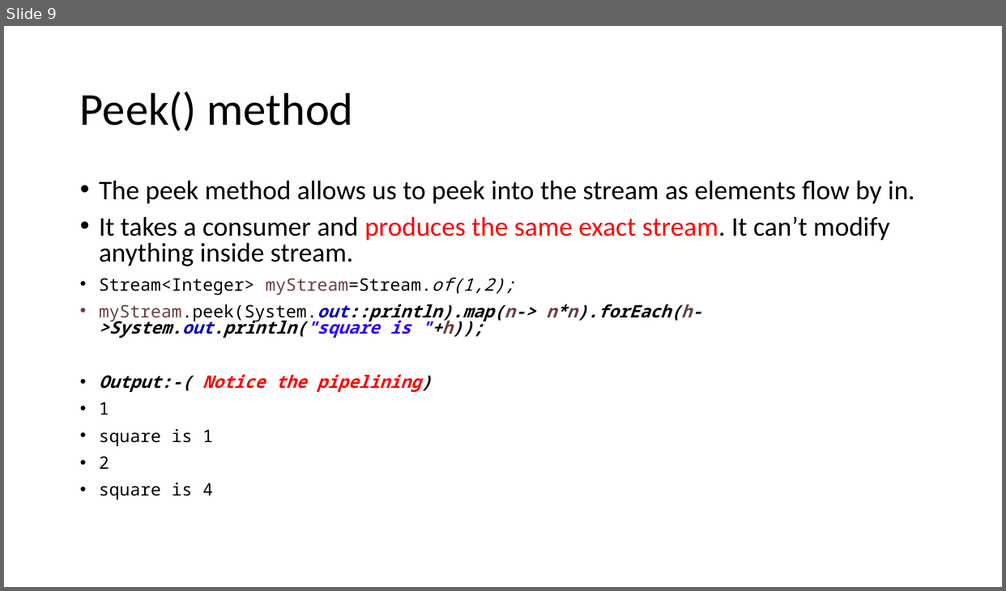
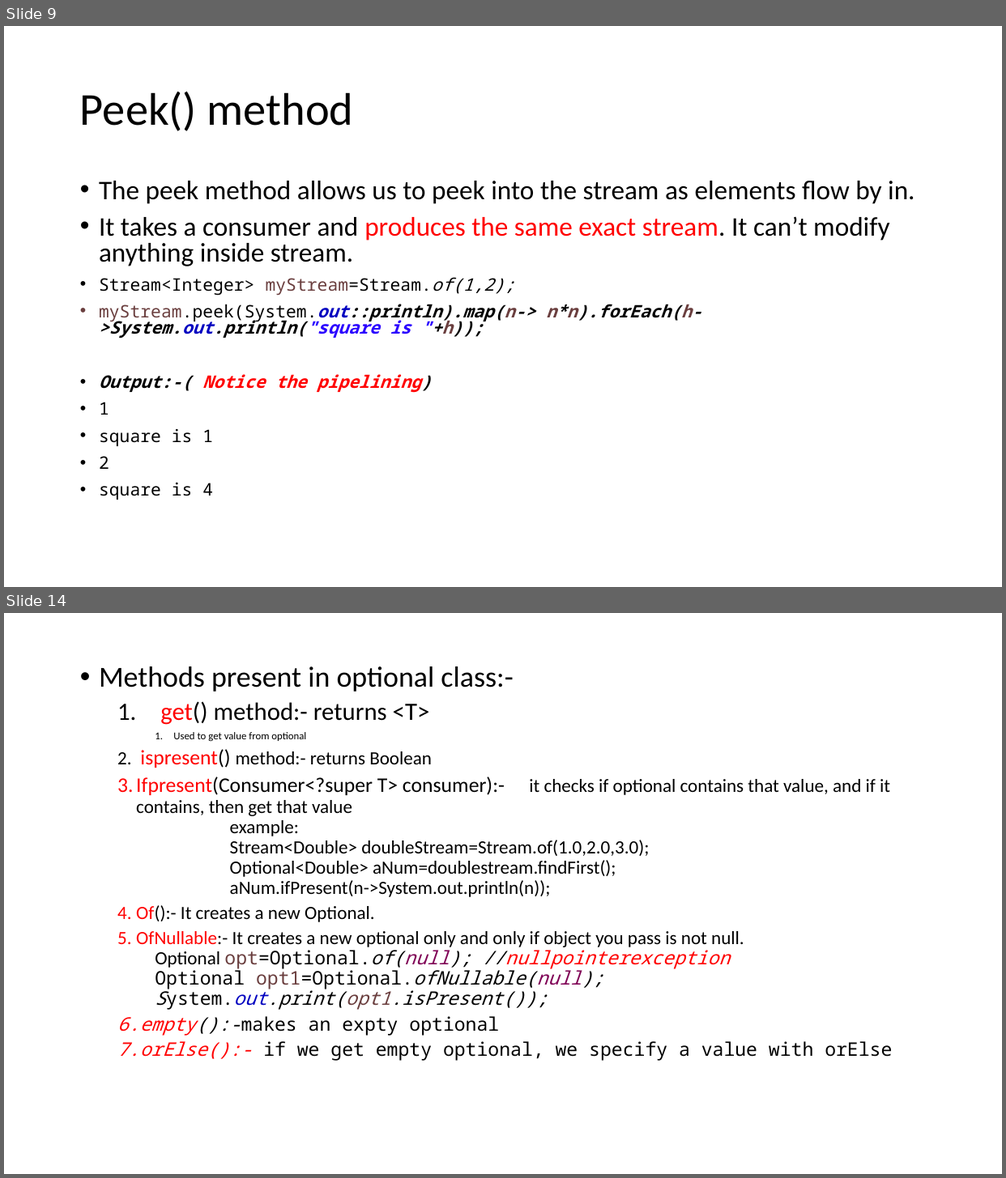
Before and after one commit to aroranishant8/JavaNotes, a slide deck: Java8/Lambda/Streams.pptx. Shown one above the other, each under a label of ours: slide 9 before the commit, slides 9 and 14 after it; the slides between them are not shown. The pictures are 1006x591 and 1006x1178 pixels, drawn with LibreOffice and Linux fonts; fonts in the diff are those of the drawing. Boxes give left, top, right and bottom in pixels: in the first picture for what was removed or moved away, otherwise in the second. Text is boxed around its words. In the diff, an @@ line names an element or a change of style, - is before the commit and + after.

```diff
--- a/Java8/Lambda/Streams.pptx
+++ b/Java8/Lambda/Streams.pptx
@@ slide 14 added at bbox=[4, 613, 1002, 1174], background #FFFFFF @@
@@ text added at bbox=[99, 666, 892, 1061], 18 pt, text #000000 @@
+• Methods present in optional class:-
+  1. get() method:- returns <T>
+    1. Used to get value from optional
+  2. ispresent() method:- returns Boolean
+  3. Ifpresent(Consumer<?super T> consumer):- it checks if optional contains that value, and if it contains, then get that value
+     example:
+     Stream<Double> doubleStream=Stream.of(1.0,2.0,3.0);
+     Optional<Double> aNum=doublestream.findFirst();
+     aNum.ifPresent(n->System.out.println(n));
+  4. Of():- It creates a new Optional.
+  5. OfNullable:- It creates a new optional only and only if object you pass is not null.
+     Optional opt=Optional.of(null); //nullpointerexception
+     Optional opt1=Optional.ofNullable(null);
+     System.out.print(opt1.isPresent());
+  6. empty():-makes an expty optional
+  7. orElse():- if we get empty optional, we specify a value with orElse
```
Also in this commit, not shown: 2 slides changed, 5 other slides added.
